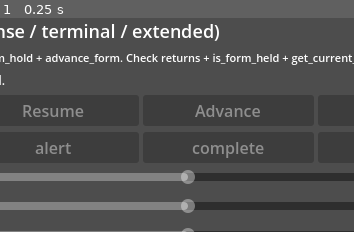
Above: before the commit, frame 1.
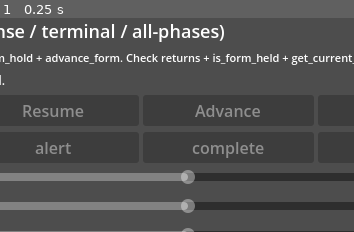
Above: after the commit, the same moment.

Repository: jfrader/gamestruments
Game: Godot game, scene res://03-song-form/song_form.tscn
The game is run twice, just before and just after one commit, with the same random seed, the same clock (stepped at 60 frames per second) and the same inputs. This scene is started directly instead of the project's main scene.
Inputs:
- Up to frame 1 (0.25 s): no input
The pictures show only the part of the screen within x 30-80%, y 0-50%; the shares and areas given below are measured in that part.

The runs differ from the first frame. In frame 1, 0.8% of the frame differs, in the area x 37-64%, y 2-12%.

Commit message:
Make the Suspense phase pool the single authority
Retire the frozen Original/Extended/Theme presets. SuspenseArrangement is now
AllPhases | Seeded, every legacy name resolves to the seeded pool, and the pool
owns the material, the form, the transitions and the surface.

- One take domain for every version: Version 1 is the first take of the family
  instead of a separate derivation (GURI-851).
- Phase lengths follow the role: breaks and waits may shrink to 1-2 bars and
  momentum phases may stretch to 24/32, so the arc breathes like Adventure and
  Racing (GURI-858).
- Reinstate the confirmed glass-cell removal for Decrypt, Other Hall and Full
  Breach in the pool path, so retiring Extended does not resurrect the beep.
- Audio Lab: one Piece/Version axis with a single copy source, and the hi-hat
  and tambourine now carry the engine's per-voice pans.
- Realign docs, kit examples, browser specs and the frozen seeded digests; the
  Godot docs and examples smoke passes again.

Refs GURI-783, GURI-830, GURI-851, GURI-858

Diff:
--- a/kit/examples/01-playback/playback.gd
+++ b/kit/examples/01-playback/playback.gd
@@ -1,6 +1,6 @@
 extends Control
 
-## 01 — Playback: generate a Suspense Theme title bed once at load, play it,
+## 01 — Playback: generate a Suspense seeded-pool title bed once at load, play it,
 ## restart with a fixed seed, and read the current section. Plain reference:
 ## copy the generate/restart flow, not the widget layout.
 
@@ -30,7 +30,7 @@
 	player.set("project_secret", PROJECT_SECRET)
 	player.set("recipe", "suspense")
 	player.set("style", "terminal")
-	player.set("arrangement", "theme")
+	player.set("arrangement", "seeded")
 
 	status_label.text = "Generating (at load)..."
 	if not bool(player.call("generate", SEED)):
--- a/kit/examples/01-playback/playback.tscn
+++ b/kit/examples/01-playback/playback.tscn
@@ -32,7 +32,7 @@
 layout_mode = 2
 size_flags_horizontal = 3
 theme_override_font_sizes/font_size = 18
-text = "01 — Playback (Suspense Theme)"
+text = "01 — Playback (Suspense seeded pool)"
 autowrap_mode = 3
 
 [node name="HintLabel" type="Label" parent="ScrollContainer/Margin/Main"]
--- a/kit/examples/03-song-form/song_form.gd
+++ b/kit/examples/03-song-form/song_form.gd
@@ -1,6 +1,6 @@
 extends Control
 
-## 03 — Song form: drive the Suspense Extended arrangement with trace-state
+## 03 — Song form: drive the Suspense all-phases pool with trace-state
 ## requests, section cues, and hold/advance form controls.
 
 @onready var status_label: Label = $ScrollContainer/Margin/Main/StatusLabel
@@ -52,7 +52,7 @@
 	player.set("project_secret", PROJECT_SECRET)
 	player.set("recipe", "suspense")
 	player.set("style", "terminal")
-	player.set("arrangement", "extended")
+	player.set("arrangement", "all-phases")
 
 	status_label.text = "Generating..."
 	if not bool(player.call("generate", SEED)):
--- a/kit/examples/03-song-form/song_form.tscn
+++ b/kit/examples/03-song-form/song_form.tscn
@@ -32,7 +32,7 @@
 layout_mode = 2
 size_flags_horizontal = 3
 theme_override_font_sizes/font_size = 18
-text = "03 — Song Form (suspense / terminal / extended)"
+text = "03 — Song Form (suspense / terminal / all-phases)"
 autowrap_mode = 3
 
 [node name="HintLabel" type="Label" parent="ScrollContainer/Margin/Main"]
--- a/kit/examples/tools/generate_example_scenes.gd
+++ b/kit/examples/tools/generate_example_scenes.gd
@@ -185,7 +185,7 @@
 	var root := _make_scene_root("Playback")
 	var main := root.get_node("ScrollContainer/Margin/Main")
 
-	_add_label(main, "01 — Playback (Suspense Theme)", 18, "TitleLabel")
+	_add_label(main, "01 — Playback (Suspense seeded pool)", 18, "TitleLabel")
 	_add_label(main, "Title music: generate once at load, not per frame. Set project_secret + recipe + style + arrangement before generate().", 11, "HintLabel")
 	_add_label(main, "Status: (pending)", 12, "StatusLabel")
 	_add_label(main, "Current section: (none)", 16, "SectionLabel")
@@ -256,7 +256,7 @@
 	var root := _make_scene_root("SongForm")
 	var main := root.get_node("ScrollContainer/Margin/Main")
 
-	_add_label(main, "03 — Song Form (suspense / terminal / extended)", 18, "TitleLabel")
+	_add_label(main, "03 — Song Form (suspense / terminal / all-phases)", 18, "TitleLabel")
 	_add_label(main, "set_trace_state + cue_section + set_form_hold + advance_form. Check returns + is_form_held + get_current_section.", 11, "HintLabel")
 	_add_label(main, "Status: (pending)", 12, "StatusLabel")
 
--- a/kit/examples/tools/runtime_smoke.gd
+++ b/kit/examples/tools/runtime_smoke.gd
@@ -429,13 +429,13 @@
 		p.set("project_secret", "examples-direct-smoke")
 		p.set("recipe", "suspense")
 		p.set("style", "terminal")
-		p.set("arrangement", "theme")
-		var gok: bool = p.call("generate", "direct-theme-%d" % cycle)
-		_check(gok, "direct theme generate")
+		p.set("arrangement", "seeded")
+		var gok: bool = p.call("generate", "direct-seeded-%d" % cycle)
+		_check(gok, "direct seeded generate")
 		for _f in range(15):
 			await process_frame
 		var sec := String(p.call("get_current_section"))
-		_check(sec.length() > 0, "direct theme section")
+		_check(sec.length() > 0, "direct seeded section")
 		p.queue_free()
 		for _f in range(8):
 			await process_frame
@@ -444,10 +444,10 @@
 # --- Native-player positive smoke (Node-only, no scene UI) -----------------
 # Exercises the native extension directly with fresh players so a queued
 # crossfade from a previous action can never mask a later one. The Suspense
-# progress-parity checks run against the freshly built .so: the extended
-# progress >= 0.8 -> outro rule is serialized into the Extended score only, so
-# Original/Theme must NOT land on outro. A stale .so that hardcodes that cue
-# for every arrangement fails the Original/Theme "no outro" assertions below.
+# progress-parity checks run against the freshly built .so: the retired Extended
+# preset's `progress >= 0.8 -> outro` rule is gone, so neither pool arrangement
+# may land on outro for progress alone. A stale .so that still hardcodes that
+# cue fails the "no outro" assertions below.
 
 const NO_OUTRO_WAIT_SEC := 8.0
 
@@ -523,7 +523,7 @@
 
 
 func _native_suspense_progress_parity() -> void:
-	for arrangement in ["original", "extended", "theme"]:
+	for arrangement in ["all-phases", "seeded"]:
 		await _native_suspense_case(arrangement)
 
 
@@ -534,14 +534,11 @@
 		return
 	_check(bool(p.call("generate", "native-suspense-" + arrangement)), "%s: generate" % tag)
 	_check(bool(p.call("set_trace_state", "scan", 0.1, 0.2, 0.85)), "%s: set_trace_state" % tag)
-	if arrangement == "extended":
-		_check(await _wait_section(p, "outro"), "%s: progress 0.85 -> outro" % tag)
-	else:
-		# Give the bar boundary + crossfade enough real time to commit a stray
-		# outro cue before asserting it never landed; the form auto-advances
-		# (intro -> verse -> ...), so we only require that outro was not reached.
-		await create_timer(NO_OUTRO_WAIT_SEC).timeout
-		var sec := String(p.call("get_current_section"))
-		_check(sec.length() > 0, "%s: section reporting after %.0fs" % [tag, NO_OUTRO_WAIT_SEC])
-		_check(sec != "outro", "%s: no outro at progress 0.85 (got %s)" % [tag, sec])
+	# Give the bar boundary + crossfade enough real time to commit a stray outro
+	# cue before asserting it never landed; the form auto-advances, so we only
+	# require that outro was not reached.
+	await create_timer(NO_OUTRO_WAIT_SEC).timeout
+	var sec := String(p.call("get_current_section"))
+	_check(sec.length() > 0, "%s: section reporting after %.0fs" % [tag, NO_OUTRO_WAIT_SEC])
+	_check(sec != "outro", "%s: no outro at progress 0.85 (got %s)" % [tag, sec])
 	await _native_free(p)
Not shown, changed: CHANGELOG.md
Not shown, changed: apps/demo/index.html
Not shown, changed: apps/demo/public/engine/gamestruments_engine.source.sha256
Not shown, changed: apps/demo/public/engine/gamestruments_engine.wasm
Not shown, changed: apps/demo/src/audio-engine.ts
Not shown, changed: apps/demo/src/dom.ts
Not shown, added: apps/demo/src/lab-copy.ts
Not shown, changed: apps/demo/src/main.ts
Not shown, added: apps/demo/src/phase-names.ts
Not shown, changed: apps/demo/src/state.ts
Not shown, changed: apps/demo/src/style.css
Not shown, changed: apps/demo/src/ui.ts
(and 32 more such lines)
